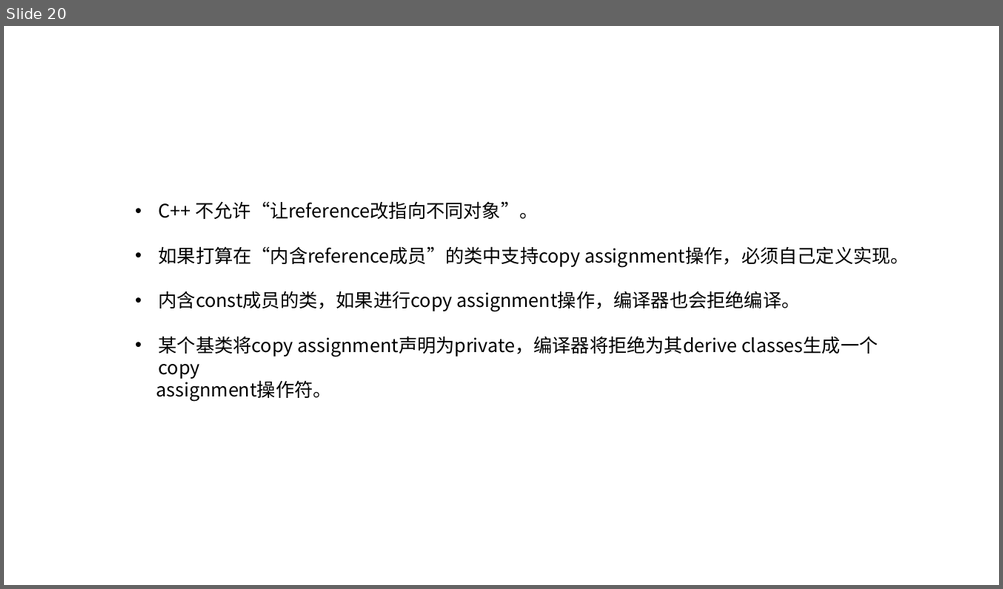
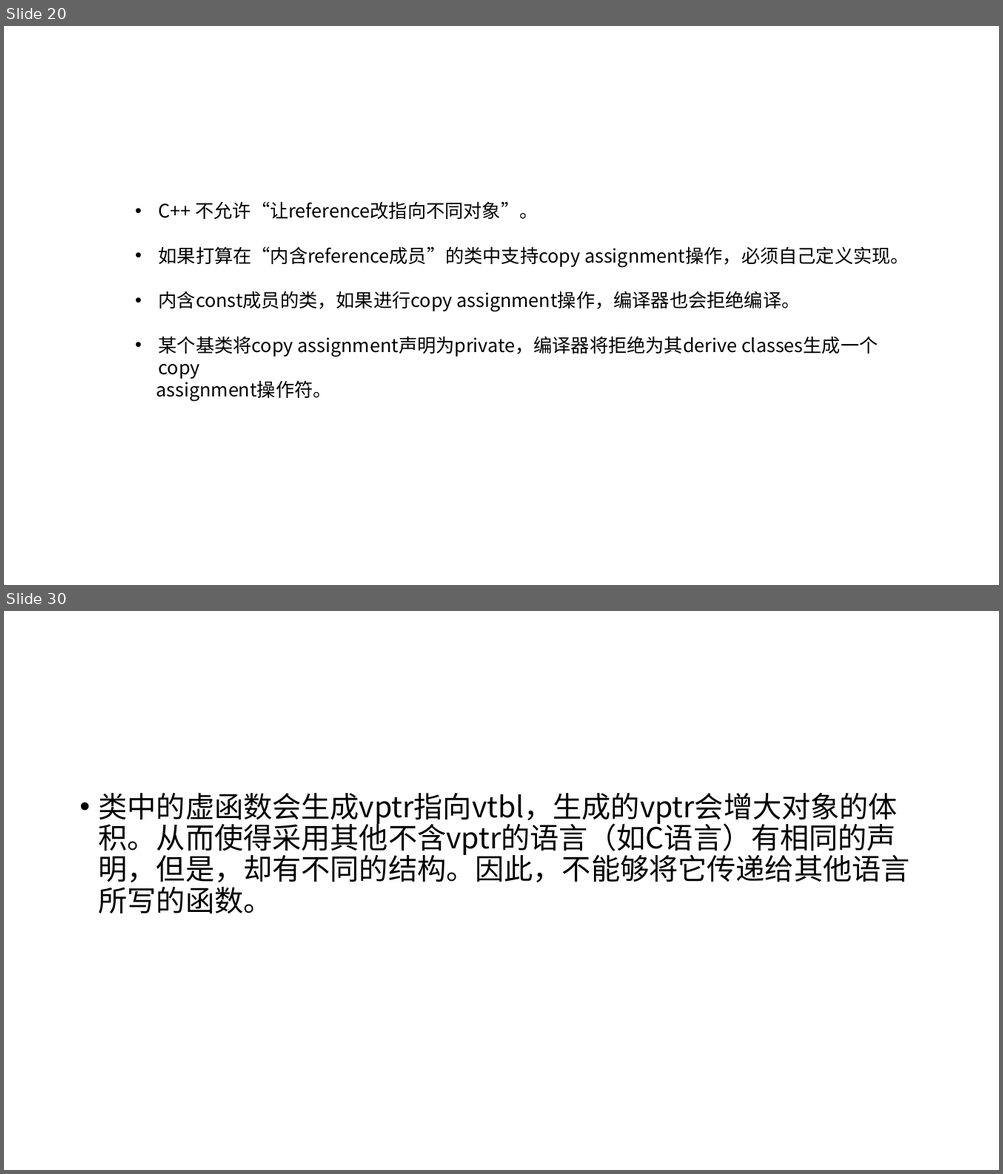
Before and after one commit to h-hkai/Effective-CPP, a slide deck: Effective C++.pptx. Shown one above the other, each under a label of ours: slide 20 before the commit, slides 20 and 30 after it; the slides between them are not shown. The pictures are 1003x589 and 1003x1174 pixels, drawn with LibreOffice and Linux fonts; fonts in the diff are those of the drawing. Boxes give left, top, right and bottom in pixels: in the first picture for what was removed or moved away, otherwise in the second. Text is boxed around its words. In the diff, an @@ line names an element or a change of style, - is before the commit and + after.

```diff
--- a/Effective C++.pptx
+++ b/Effective C++.pptx
@@ slide 30 added at [4,611,999,1170], background #FFFFFF @@
@@ text added at [99,793,910,914], 28 pt, text #000000 @@
+• 类中的虚函数会生成vptr指向vtbl，生成的vptr会增大对象的体积。从而使得采用其他不含vptr的语言（如C语言）有相同的声明，但是，却有不同的结构。因此，不能够将它传递给其他语言所写的函数。
```
Also in this commit, not shown: 11 other slides added, 3 other files.
